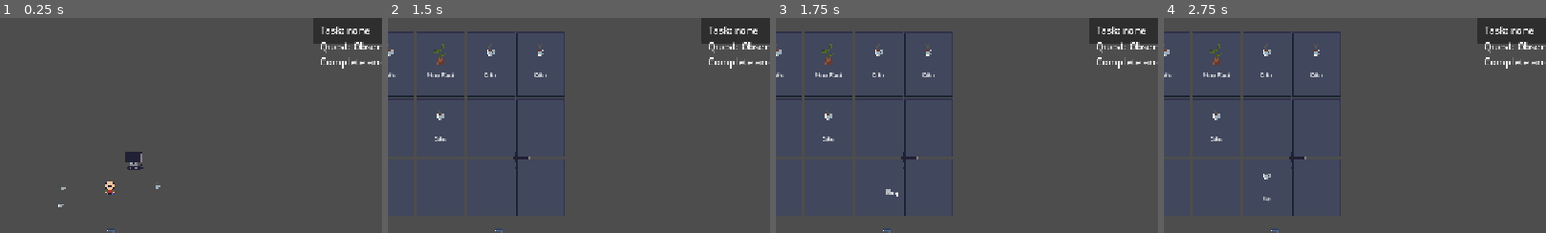
Above: before the commit, frames 1-4 (left to right).
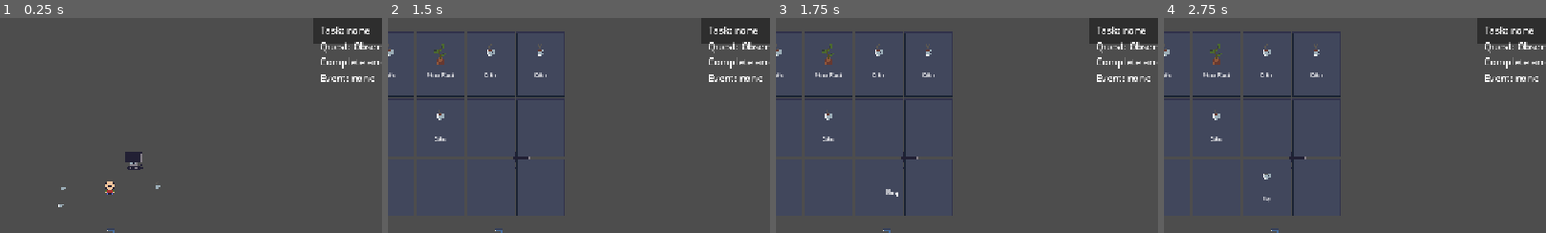
Above: after the commit, the same moments.

Repository: pvfort/astrovalley
Game: Godot game, scene res://scenes/rooms/cafe.tscn
Two runs of this game, one before a commit and one after it. Both use one fixed random seed, a clock stepped at 60 frames per second and the inputs below. This scene is started directly instead of the project's main scene.
Inputs (mouse positions are % of the whole screen's width and height, from its top left):
- Up to frame 1 (0.25 s): no input
- Up to frame 2 (1.5 s): tap Enter (inventory_toggle) at 0.5 s; drag from (32, 91) to (50, 50) at 0.52 s; tap Space at 1.25 s; drag from (3, 21) to (50, 50) at 1.27 s
- Up to frame 3 (1.75 s): no input
- Up to frame 4 (2.75 s): move the mouse to (10, 21) at 2.02 s; hold Right (ui_right) from 2.03 s (still down); tap E (interact) at 2.1 s; click (10, 21) at 2.17 s
The pictures show only the part of the screen within x 36-86%, y 11-61%; the shares and areas given below are measured in that part.

The runs differ from the first frame. In frame 1, 0.2% of the frame differs, in the area x 84-98%, y 26-30%; in frame 2, 0.2%; in frame 3, 0.2%; in frame 4, 0.2%.
Error after the commit: Parse Error: Cannot infer the type of "roll" variable because the value doesn't have a set type. (res://scripts/managers/event_manager.gd:203)

Commit message:
Add global EventManager and world event definitions
Agent-Logs-Url: https://github.com/pvfort/astrovalley/sessions/3beb4c19-e3eb-40b1-abaf-8081d2dee04b

Co-authored-by: Lucas-Purcell <129962986+Lucas-Purcell@users.noreply.github.com>

Diff:
--- /dev/null
+++ b/data/world_events.json
@@ -0,0 +1,74 @@
+[
+	{
+		"id": "pie_friday",
+		"name": "Pie Friday",
+		"description": "Every Friday, staff gather in the main room for pie.",
+		"weekdays": [5],
+		"start_hour": 11,
+		"end_hour": 16,
+		"location": "main_room",
+		"tags": ["social", "food", "weekly"]
+	},
+	{
+		"id": "astronomy_conference",
+		"name": "Astronomy Conference",
+		"description": "A recurring conference with talks and poster sessions.",
+		"start_day": 4,
+		"repeat_interval_days": 21,
+		"duration_days": 3,
+		"start_hour": 9,
+		"end_hour": 18,
+		"location": "lecture_hall",
+		"tags": ["conference", "science"]
+	},
+	{
+		"id": "meteor_shower_watch",
+		"name": "Meteor Shower Watch",
+		"description": "Clear nights may trigger a meteor shower viewing window.",
+		"start_day": 1,
+		"repeat_interval_days": 1,
+		"duration_days": 1,
+		"start_hour": 20,
+		"end_hour": 24,
+		"required_weather": ["clear", "cloudy"],
+		"chance": 0.3,
+		"location": "observatory",
+		"tags": ["astronomy", "night"]
+	},
+	{
+		"id": "funding_deadline",
+		"name": "Funding Deadline",
+		"description": "Submission pressure rises near recurring proposal deadlines.",
+		"start_day": 7,
+		"repeat_interval_days": 14,
+		"duration_days": 1,
+		"start_hour": 8,
+		"end_hour": 20,
+		"location": "admin_office",
+		"tags": ["administrative", "deadline"]
+	},
+	{
+		"id": "seasonal_festival",
+		"name": "Seasonal Festival",
+		"description": "A warm-weather community celebration on summer weekends.",
+		"weekdays": [6],
+		"start_hour": 10,
+		"end_hour": 22,
+		"required_season": "summer",
+		"location": "courtyard",
+		"tags": ["festival", "seasonal"]
+	},
+	{
+		"id": "visiting_scientist",
+		"name": "Visiting Scientist",
+		"description": "Guest scientists occasionally visit for a two-day residency.",
+		"start_day": 5,
+		"repeat_interval_days": 10,
+		"duration_days": 2,
+		"start_hour": 10,
+		"end_hour": 18,
+		"chance": 0.65,
+		"location": "main_room",
+		"tags": ["guest", "science", "social"]
+	}
+]
--- a/project.godot
+++ b/project.godot
@@ -39,6 +39,7 @@
 WeatherManager="*uid://c7lefm5bxmlxy"
 EnergyManager="*res://scripts/managers/EnergyManager.gd"
 EventBus="*uid://k64spkb085pn"
+EventManager="*res://scripts/managers/event_manager.gd"
 
 [display]
 
--- a/scenes/ui/ClockUI.tscn
+++ b/scenes/ui/ClockUI.tscn
@@ -81,3 +81,8 @@
 layout_mode = 2
 text = "Quest: none"
 autowrap_mode = 3
+
+[node name="EventLabel" type="Label" parent="PanelContainer/MarginContainer/VBoxContainer"]
+layout_mode = 2
+text = "Event: none"
+autowrap_mode = 3
--- a/scripts/core/event_bus.gd
+++ b/scripts/core/event_bus.gd
@@ -11,3 +11,6 @@
 signal task_started(player_id, task_id)
 signal task_completed(player_id, task_id)
 signal location_entered(player_id, location_id)
+signal world_event_started(event_id, event_data)
+signal world_event_ended(event_id, event_data)
+signal world_events_updated(active_events)
--- a/scripts/managers/SaveManager.gd
+++ b/scripts/managers/SaveManager.gd
@@ -202,6 +202,8 @@
 		states["world_clock"] = _dictionary(WorldClock.save_state())
 	if WeatherManager != null and WeatherManager.has_method("save_state"):
 		states["weather"] = _dictionary(WeatherManager.save_state())
+	if EventManager != null and EventManager.has_method("save_state"):
+		states["events"] = _dictionary(EventManager.save_state())
 	if EnergyManager != null and EnergyManager.has_method("save_state"):
 		states["energy"] = _dictionary(EnergyManager.save_state())
 
@@ -217,6 +219,8 @@
 		WorldClock.load_state(_dictionary(states.get("world_clock", {})))
 	if WeatherManager != null and WeatherManager.has_method("load_state"):
 		WeatherManager.load_state(_dictionary(states.get("weather", {})))
+	if EventManager != null and EventManager.has_method("load_state"):
+		EventManager.load_state(_dictionary(states.get("events", {})))
 	if EnergyManager != null and EnergyManager.has_method("load_state"):
 		EnergyManager.load_state(_dictionary(states.get("energy", {})))
 	if GameManager != null and GameManager.has_method("load_state"):
--- /dev/null
+++ b/scripts/managers/event_manager.gd
@@ -0,0 +1,276 @@
+extends Node
+
+signal world_event_started(event_id: String, event_data: Dictionary)
+signal world_event_ended(event_id: String, event_data: Dictionary)
+signal active_events_changed(active_events: Array[Dictionary])
+
+const EVENTS_DATA_PATH: String = "res://data/world_events.json"
+const DEFAULT_WEEKDAY: int = 1
+const WEEK_LENGTH_DAYS: int = 7
+
+var _event_definitions: Array[Dictionary] = []
+var _active_events: Dictionary = {}
+var _last_evaluated_hour_key: String = ""
+
+
+func _ready() -> void:
+	_load_event_definitions()
+	if WorldClock != null:
+		if not WorldClock.hour_changed.is_connected(_on_world_hour_changed):
+			WorldClock.hour_changed.connect(_on_world_hour_changed)
+		if not WorldClock.day_changed.is_connected(_on_world_day_changed):
+			WorldClock.day_changed.connect(_on_world_day_changed)
+	if WeatherManager != null and WeatherManager.has_signal("weather_changed"):
+		if not WeatherManager.weather_changed.is_connected(_on_weather_changed):
+			WeatherManager.weather_changed.connect(_on_weather_changed)
+	_refresh_active_events(true)
+
+
+func get_active_events() -> Array[Dictionary]:
+	var output: Array[Dictionary] = []
+	for event_data in _active_events.values():
+		if event_data is Dictionary:
+			output.append((event_data as Dictionary).duplicate(true))
+	output.sort_custom(func(a: Dictionary, b: Dictionary) -> bool: return str(a.get("name", "")) < str(b.get("name", "")))
+	return output
+
+
+func is_event_active(event_id: String) -> bool:
+	return _active_events.has(event_id)
+
+
+func get_primary_event() -> Dictionary:
+	var active := get_active_events()
+	if active.is_empty():
+		return {}
+	return active[0]
+
+
+func save_state() -> Dictionary:
+	return {
+		"active_event_ids": _active_events.keys(),
+		"last_evaluated_hour_key": _last_evaluated_hour_key,
+	}
+
+
+func load_state(_data: Dictionary) -> void:
+	_refresh_active_events(true)
+
+
+func _on_world_day_changed(_day: int) -> void:
+	_refresh_active_events()
+
+
+func _on_world_hour_changed(_hour: int) -> void:
+	_refresh_active_events()
+
+
+func _on_weather_changed(_weather_name: String, _weather_data: Dictionary) -> void:
+	_refresh_active_events(true)
+
+
+func _refresh_active_events(force: bool = false) -> void:
+	var now := _get_world_now()
+	if now.is_empty():
+		return
+
+	var day := int(now.get("day", 1))
+	var hour := int(now.get("hour", 0))
+	var now_key := "%d:%d" % [day, hour]
+	if not force and now_key == _last_evaluated_hour_key:
+		return
+	_last_evaluated_hour_key = now_key
+
+	var next_active: Dictionary = {}
+	for event_definition in _event_definitions:
+		var activation := _resolve_event_activation(event_definition, day, hour)
+		if activation.is_empty():
+			continue
+		var event_id := str(event_definition.get("id", ""))
+		if event_id.is_empty():
+			continue
+		next_active[event_id] = activation
+
+	for event_id in _active_events.keys():
+		if next_active.has(event_id):
+			continue
+		var ended_event := _active_events[event_id] as Dictionary
+		world_event_ended.emit(event_id, ended_event.duplicate(true))
+		if EventBus != null and EventBus.has_signal("world_event_ended"):
+			EventBus.world_event_ended.emit(event_id, ended_event.duplicate(true))
+
+	for event_id in next_active.keys():
+		if _active_events.has(event_id):
+			continue
+		var started_event := next_active[event_id] as Dictionary
+		world_event_started.emit(event_id, started_event.duplicate(true))
+		if EventBus != null and EventBus.has_signal("world_event_started"):
+			EventBus.world_event_started.emit(event_id, started_event.duplicate(true))
+
+	_active_events = next_active
+	var active_snapshot := get_active_events()
+	active_events_changed.emit(active_snapshot)
+	if EventBus != null and EventBus.has_signal("world_events_updated"):
+		EventBus.world_events_updated.emit(active_snapshot)
+
+
+func _resolve_event_activation(event_definition: Dictionary, day: int, hour: int) -> Dictionary:
+	var event_id := str(event_definition.get("id", ""))
+	if event_id.is_empty():
+		return {}
+
+	var cycle_anchor_day := _resolve_cycle_anchor_day(event_definition, day)
+	if cycle_anchor_day <= 0:
+		return {}
+	if not _is_day_window_active(event_definition, day):
+		return {}
+	if not _is_time_window_active(event_definition, hour):
+		return {}
+	if not _meets_conditions(event_definition, day, cycle_anchor_day):
+		return {}
+
+	var output := event_definition.duplicate(true)
+	output["current_day"] = day
+	output["current_hour"] = hour
+	output["cycle_start_day"] = cycle_anchor_day
+	output["weekday"] = get_weekday_name(day)
+	return output
+
+
+func _is_day_window_active(event_definition: Dictionary, day: int) -> bool:
+	var duration_days := maxi(1, int(event_definition.get("duration_days", 1)))
+	var start_day := maxi(1, int(event_definition.get("start_day", 1)))
+	var repeat_interval_days := int(event_definition.get("repeat_interval_days", 0))
+
+	var weekdays_variant := event_definition.get("weekdays", [])
+	if weekdays_variant is Array:
+		var weekdays := weekdays_variant as Array
+		if not weekdays.is_empty():
+			return weekdays.has(get_weekday_index(day))
+
+	if repeat_interval_days > 0:
+		if day < start_day:
+			return false
+		var elapsed := day - start_day
+		var cycle_day := elapsed % repeat_interval_days
+		return cycle_day >= 0 and cycle_day < duration_days
+
+	if day < start_day:
+		return false
+	return day < start_day + duration_days
+
+
+func _is_time_window_active(event_definition: Dictionary, hour: int) -> bool:
+	var start_hour := clampi(int(event_definition.get("start_hour", 0)), 0, 23)
+	var end_hour := clampi(int(event_definition.get("end_hour", 24)), 0, 24)
+	if start_hour == end_hour:
+		return true
+	if start_hour < end_hour:
+		return hour >= start_hour and hour < end_hour
+	return hour >= start_hour or hour < end_hour
+
+
+func _meets_conditions(event_definition: Dictionary, day: int, cycle_anchor_day: int) -> bool:
+	var required_season := str(event_definition.get("required_season", "")).strip_edges().to_lower()
+	if not required_season.is_empty():
+		if WeatherManager == null:
+			return false
+		var current_season := str(WeatherManager.current_season).strip_edges().to_lower()
+		if current_season != required_season:
+			return false
+
+	var required_weather_variant := event_definition.get("required_weather", [])
+	if required_weather_variant is Array:
+		var required_weather := required_weather_variant as Array
+		if not required_weather.is_empty():
+			if WeatherManager == null:
+				return false
+			var current_weather := str(WeatherManager.current_weather).strip_edges().to_lower()
+			var normalized_required: Array[String] = []
+			for weather_name in required_weather:
+				normalized_required.append(str(weather_name).strip_edges().to_lower())
+			if not normalized_required.has(current_weather):
+				return false
+
+	var min_day := int(event_definition.get("min_day", 1))
+	if day < min_day:
+		return false
+
+	var chance := clampf(float(event_definition.get("chance", 1.0)), 0.0, 1.0)
+	if chance >= 1.0:
+		return true
+	var chance_key := "%s:%d" % [str(event_definition.get("id", "")), cycle_anchor_day]
+	var roll := abs(int(hash(chance_key)) % 10000) / 10000.0
+	return roll < chance
+
+
+func _resolve_cycle_anchor_day(event_definition: Dictionary, day: int) -> int:
+	if day <= 0:
+		return -1
+	var weekdays_variant := event_definition.get("weekdays", [])
+	if weekdays_variant is Array and not (weekdays_variant as Array).is_empty():
+		return day
+
+	var start_day := maxi(1, int(event_definition.get("start_day", 1)))
+	var repeat_interval_days := int(event_definition.get("repeat_interval_days", 0))
+	if repeat_interval_days > 0:
+		if day < start_day:
+			return -1
+		var elapsed := day - start_day
+		var cycle_index := int(elapsed / repeat_interval_days)
+		return start_day + cycle_index * repeat_interval_days
+	return start_day
+
+
+func get_weekday_index(day: int) -> int:
+	var safe_day := maxi(1, day)
+	return ((safe_day - DEFAULT_WEEKDAY) % WEEK_LENGTH_DAYS) + 1
+
+
+func get_weekday_name(day: int) -> String:
+	match get_weekday_index(day):
+		1:
+			return "Monday"
+		2:
+			return "Tuesday"
+		3:
+			return "Wednesday"
+		4:
+			return "Thursday"
+		5:
+			return "Friday"
+		6:
+			return "Saturday"
+		_:
+			return "Sunday"
+
+
+func _get_world_now() -> Dictionary:
+	if WorldClock == null:
+		return {}
+	return {
+		"day": int(WorldClock.current_day),
+		"hour": int(WorldClock.current_hour),
+	}
+
+
+func _load_event_definitions() -> void:
+	_event_definitions.clear()
+	var file := FileAccess.open(EVENTS_DATA_PATH, FileAccess.READ)
+	if file == null:
+		push_warning("[EventManager] Events file not found at %s" % EVENTS_DATA_PATH)
+		return
+
+	var parsed: Variant = SaveSerializer.parse_save_data(file.get_as_text())
+	if not (parsed is Array):
+		push_warning("[EventManager] Expected an Array in %s" % EVENTS_DATA_PATH)
+		return
+
+	for entry in parsed:
+		if not (entry is Dictionary):
+			continue
+		var event_definition := entry as Dictionary
+		var event_id := str(event_definition.get("id", "")).strip_edges()
+		if event_id.is_empty():
+			continue
+		_event_definitions.append(event_definition.duplicate(true))
--- a/scripts/ui/clock_ui.gd
+++ b/scripts/ui/clock_ui.gd
@@ -6,6 +6,7 @@
 @onready var _weather_icon: TextureRect = $PanelContainer/MarginContainer/VBoxContainer/InfoRow/WeatherIcon
 @onready var _current_task_label: Label = $PanelContainer/MarginContainer/VBoxContainer/CurrentTaskLabel
 @onready var _quest_label: Label = $PanelContainer/MarginContainer/VBoxContainer/QuestLabel
+@onready var _event_label: Label = $PanelContainer/MarginContainer/VBoxContainer/EventLabel
 
 @export var sun_icon: Texture2D = preload("res://assets/ui/time/sun_icon.png")
 @export var moon_icon: Texture2D = preload("res://assets/ui/time/moon_icon.png")
@@ -29,6 +30,8 @@
 			QuestManager.active_quest_changed.connect(_refresh_progression)
 		if QuestManager.has_signal("quest_progressed"):
 			QuestManager.quest_progressed.connect(_refresh_progression)
+	if EventManager != null and EventManager.has_signal("active_events_changed"):
+		EventManager.active_events_changed.connect(_on_active_events_changed)
 
 	_weather_icon.texture = weather_placeholder_icon
 	_weather_icon.modulate = Color(1.0, 1.0, 1.0, 0.35)
@@ -39,6 +42,7 @@
 	_on_phase_changed(WorldClock.get_phase_name())
 	if WeatherManager != null and WeatherManager.has_method("get_current_weather_data"):
 		_on_weather_changed(WeatherManager.current_weather, WeatherManager.get_current_weather_data())
+	_refresh_events()
 	_refresh_progression()
 
 func _on_day_changed(day: int) -> void:
@@ -84,6 +88,10 @@
 	_refresh_progression()
 
 
+func _on_active_events_changed(_active_events: Array[Dictionary]) -> void:
+	_refresh_events()
+
+
 func _refresh_progression(_value = null) -> void:
 	var current_task := ""
 	if GameManager != null and GameManager.has_method("get_current_task"):
@@ -102,6 +110,24 @@
 	_quest_label.text = "Quest: %s" % quest_text
 
 
+func _refresh_events() -> void:
+	_event_label.tooltip_text = "Systemic world events"
+	if EventManager == null or not EventManager.has_method("get_primary_event"):
+		_event_label.text = "Event: none"
+		return
+
+	var primary_event: Dictionary = EventManager.get_primary_event()
+	var event_name := str(primary_event.get("name", "")).strip_edges()
+	var location := str(primary_event.get("location", "")).strip_edges().replace("_", " ")
+	if event_name.is_empty():
+		_event_label.text = "Event: none"
+		return
+	if location.is_empty():
+		_event_label.text = "Event: %s" % event_name
+		return
+	_event_label.text = "Event: %s @ %s" % [event_name, location.capitalize()]
+
+
 func _resolve_local_player_id() -> int:
 	if multiplayer.has_multiplayer_peer():
 		return multiplayer.get_unique_id()
Not shown, changed: README.md
